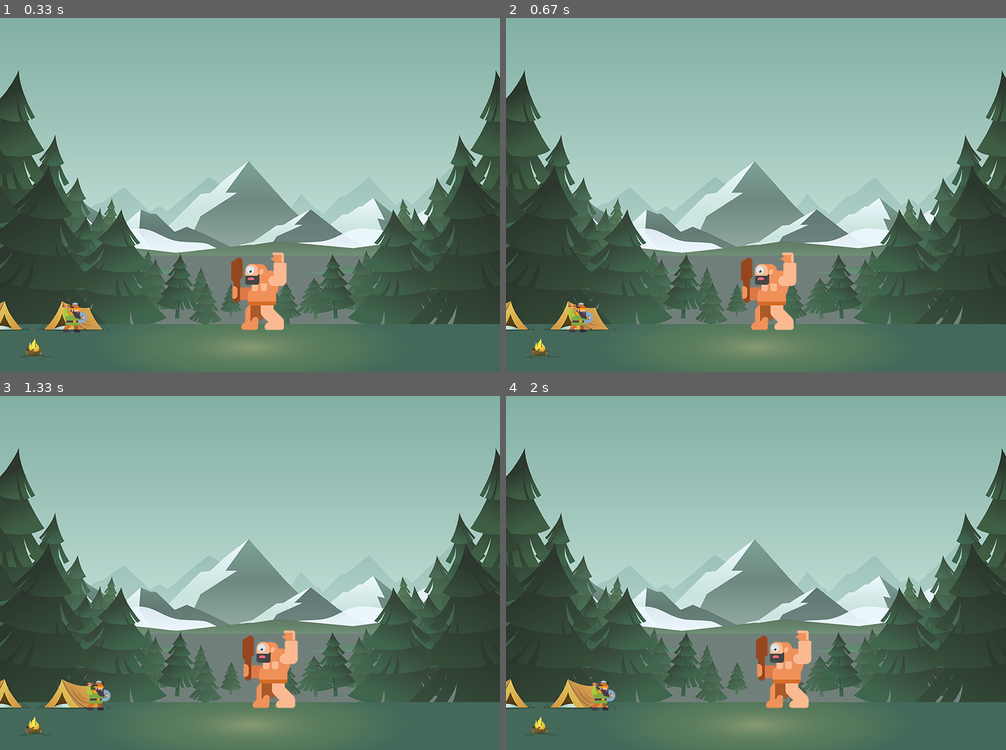
Above: before the commit, frames 1-4 (two rows, left to right).
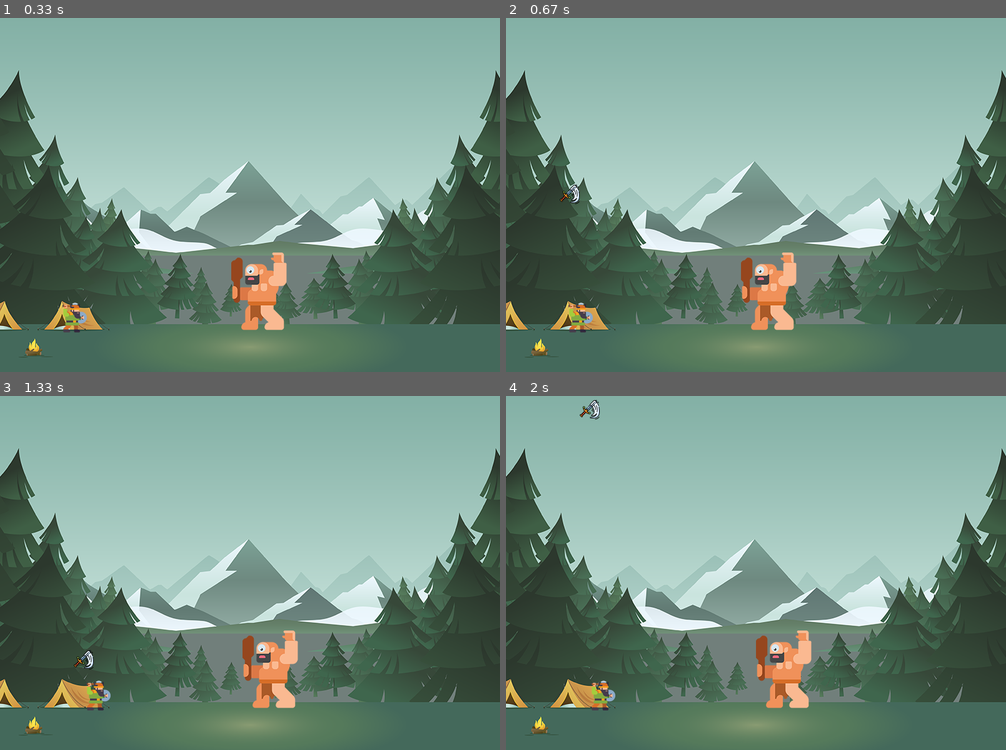
Above: after the commit, the same moments.

Repository: vladvlad21/pygame
Game: pygame game, started from main.py
Same seed, same stepped clock (60 frames per second), same inputs: the game is played once before the commit and once after it.
Inputs:
- Up to frame 1 (0.33 s): no input
- Up to frame 2 (0.67 s): tap Space at 0.33 s
- Up to frame 3 (1.33 s): hold Right 0.67-1.13 s; tap Space at 0.73, 1.03, 1.23 s; hold Right from 1.17 s (still down)
- Up to frame 4 (2 s): tap Space at 1.53, 1.73 s; release Right at 1.63 s; hold Left from 1.67 s (still down)

Frame 1 is identical in both runs. In frame 2, 0.1% of the frame differs, in the area x 10-15%, y 46-53%; in frame 3, 0.1%; in frame 4, 0.1%, in the area x 14-19%, y 1-7%.

Commit message:
New Functions - Fix the slash - ColLission Detection Added - The movement of slash are in Y axis. Need to revise.

Diff:
--- a/main.py
+++ b/main.py
@@ -1,16 +1,24 @@
 import pygame
+import math
 import random
 
-
-#this is a comment
-#this is a comment
-#this is a comment
-#this is a comment
+# this is a comment
+# this is a comment
+# this is a comment
+# this is a comment
 
 pygame.init()
 # create the screen
 screen = pygame.display.set_mode((800, 600))
 
+# Slash ready - you can't see slash
+# Slash - The sword is  currently moving
+slashImg = pygame.image.load('slash.png')
+slashX = 0
+slashY = 480
+slashX_change = 0
+slashY_change = 10
+slashstate = "ready"
 # Background
 bg = pygame.image.load('bg-03.png')
 
@@ -32,14 +40,13 @@
 enemyX_change = 0.3
 enemyY_change = 0
 
+score = 0
 
-# Slash ready - you cant see slash
-slashImg = pygame.image.load('slash.png')
-slashX = 50
-slashY = 490
-slashX_change = 10
-slashY_change = 0
-slashstate = "ready"
+
+def swordslash(x, y):
+    global slashstate
+    slashstate = "slash"
+    screen.blit(slashImg, (x + 16, y + 10))
 
 
 def player(x, y):
@@ -49,11 +56,13 @@
 def enemy(x, y):
     screen.blit(enemyImg, (x, y))
 
-def swordslash(x,y):
-    global slashstate
-    slashstate = "slash"
-    screen.blit(slashImg, (x + 16, y + 10))
 
+def isCollision(enemyX,enemyY,slashX,slashY):
+    distance = math.sqrt((math.pow(enemyX-slashX,2)) + (math.pow(enemyY-slashY,2)))
+    if distance < 27:
+        return True
+    else:
+        return False
 
 # Game Screen Loop
 running = True
@@ -61,11 +70,11 @@
     #   RGB - Red, Green, Blue
     screen.fill((25, 18, 50))
     # background image
-    screen.blit(bg,(0,0))
+    screen.blit(bg, (0, 0))
 
     # playerX += 0.1
     # print(playerX)
-# function for close the window
+    # function for close the window
     for event in pygame.event.get():
         if event.type == pygame.QUIT:
             running = False
@@ -73,22 +82,24 @@
         # if key stroke is pressed check wheater its right or left
 
         if event.type == pygame.KEYDOWN:
-            print("A keystroke is pressed")
+            #print("A keystroke is pressed")
             if event.key == pygame.K_LEFT:
                 playerX_change = -1
-                print("Left arrow is pressed")
+              #  print("Left arrow is pressed")
             if event.key == pygame.K_RIGHT:
                 playerX_change = 1
-                print("Right arrow is pressed")
+               # print("Right arrow is pressed")
             if event.key == pygame.K_SPACE:
-                swordslash(playerX,slashX)
-                print("Spacebar is pressed")
+                if slashstate is "ready":
+                    slashX = playerX
+                    swordslash(playerX, slashY)
+                   # print("Spacebar is pressed")
 
         if event.type == pygame.KEYUP:
             if event.key == pygame.K_LEFT or event.key == pygame.K_RIGHT:
                 playerX_change = 0
                 print("Keystroke has been released")
-
+                playerX_change = 0
     # 5 = 5 + -0.1 -> 5 = 5 - 0.1
     #  5 = 5 - 0.1
     # Check Boundaries of Warrior
@@ -109,13 +120,25 @@
     elif enemyX >= 726:
         enemyX_change = -0.3
 
- # Slash Movement
-    if slashstate == "slash":
-        swordslash(playerX,slashX)
-        slashX -= slashX_change
+    # Slash Movement
+    if slashY <=0 :
+        slashY = 480
+        slashstate = "ready"
+
+    if slashstate is "slash":
+        swordslash(slashX, slashY)
+        slashY -= slashY_change
 
 
-
+    #collision
+    collision = isCollision(enemyX,enemyY,slashX,slashY)
+    if collision:
+        slashY = 480
+        slashstate = "ready"
+        score += 1
+        print(score)
+        enemyX = random.randint(50, 700)
+        enemyY = 385
 
     player(playerX, playerY)
     enemy(enemyX, enemyY)
